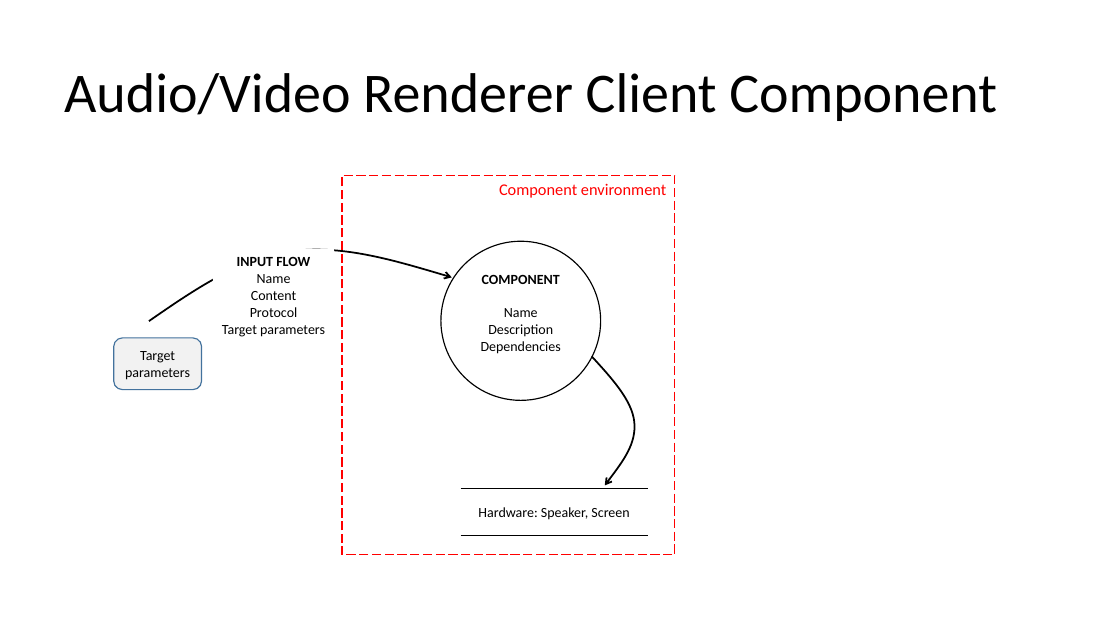
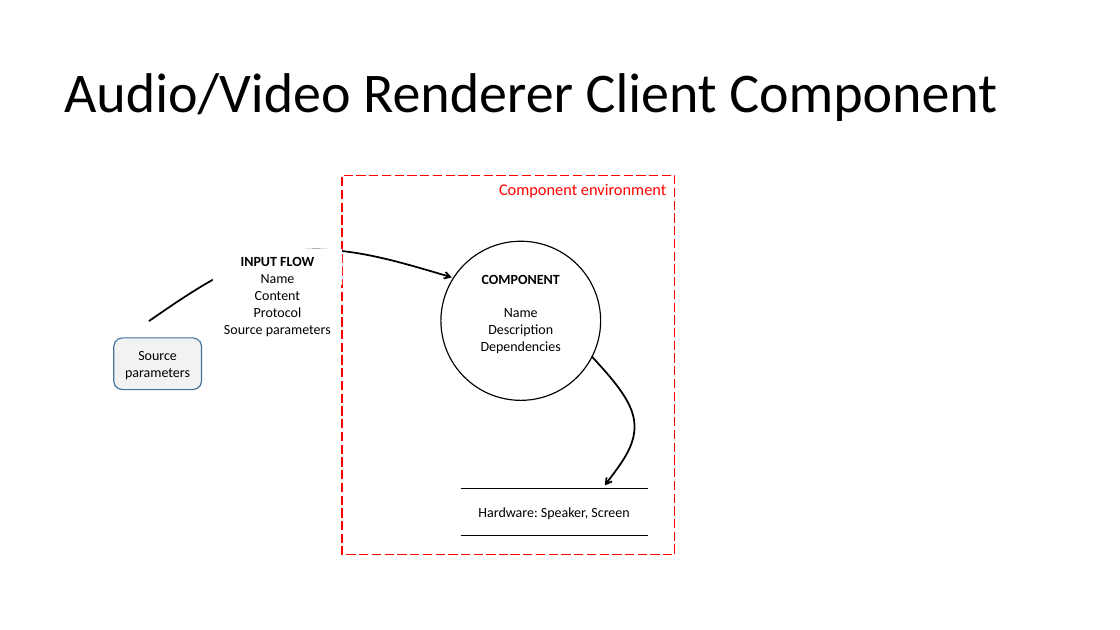
Before and after one commit to flecoqui/av-services, a slide deck: slide 10 of docs/img/ppt-schemas.pptx. Drawn at 1120x630 pixels with LibreOffice and Linux fonts; fonts in the diff are those of the drawing. Boxes give left, top, right and bottom in pixels: in the first picture for what was removed or moved away, otherwise in the second. Text is boxed around its words. In the diff, an @@ line names an element or a change of style, - is before the commit and + after.

```diff
--- a/docs/img/ppt-schemas.pptx
+++ b/docs/img/ppt-schemas.pptx
@@ text at (224,291,331,337): text changed @@
-Content
-Protocol
-Target parameters
+Content
+Protocol
+Source parameters
@@ text in rounded rectangle at (125,351,190,380): text changed @@
-Target parameters
+Source parameters
```
Also in this commit, not shown: 7 other slides changed, 8 slides added, 2 slides removed, 14 other files.
